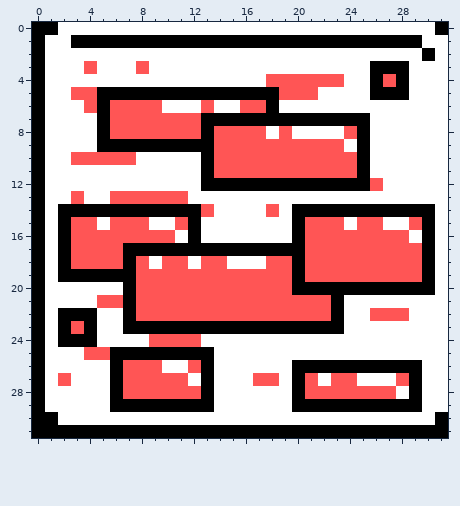
Pixel-art file, stored at Assets/Sprites/Tiles/LargeFuelTile.aseprite. Above: the version before the commit.
32x32 pixels, 1 frame.
Once edited:
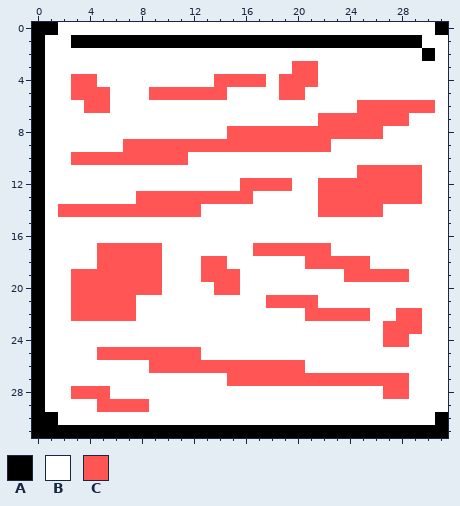
Palette (. is transparent): A #000000  B #ffffff  C #ff5555
Change:
layer "Layer 3" now hidden
layer "Layer 4" added
y 3: x 4 C -> B; x 8 C -> B; x 20..21 BB -> CC; x 26..28 AAA -> BBB
y 4: x 3..4 BB -> CC; x 14..18 BBBBC -> CCCCB; x 22..23 CC -> BB; x 26..28 ACA -> BBB
y 5: x 5..18 AAAAAAAAAAAAAA -> CBBBCCCCCCBBBB; x 21 C -> B; x 26..28 AAA -> BBB
y 6: x 5..9 ACCCC -> CBBBB; x 13 C -> B; x 16..18 CCA -> BBB; x 25..30 BBBBBB -> CCCCCC
y 7: x 5..28 ACCCCCCCAAAAAAAAAAAAABBB -> BBBBBBBBBBBBBBBBBCCCCCCC
y 8: x 5..14 ACCCCCCCAC -> BBBBBBBBBB; x 18 B -> C; x 20..23 BBBB -> CCCC; x 25..26 AB -> CC
y 9: x 5..13 AAAAAAAAA -> BBCCCCCCC; x 23 C -> B; x 25 A -> B
y 10: x 8..11 BBBB -> CCCC; x 13..25 ACCCCCCCCCCCA -> BBBBBBBBBBBBB
y 11: x 13..29 ACCCCCCCCCCCABBBB -> BBBBBBBBBBBBCCCCC
y 12: x 13..25 AAAAAAAAAAAAA -> BBBCCCCBBCCCC; x 27..29 BBB -> CCC
y 13: x 3 C -> B; x 6..7 CC -> BB; x 12..16 BBBBB -> CCCCC; x 22..29 BBBBBBBB -> CCCCCCCC
y 14: x 2..13 AAAAAAAAAAAC -> CCCCCCCCCCCB; x 18 C -> B; x 20..30 AAAAAAAAAAA -> BBCCCCCBBBB
y 15: x 2..4 ACC -> BBB; x 6..8 CCC -> BBB; x 11..12 CA -> BB; x 20..23 ACCC -> BBBB; x 25..26 CC -> BB; x 29..30 CA -> BB
y 16: x 2..10 ACCCCCCCC -> BBBBBBBBB; x 12 A -> B; x 20..28 ACCCCCCCC -> BBBBBBBBB; x 30 A -> B
y 17: x 2..4 ACC -> BBB; x 7..20 AAAAAAAAAAAAAA -> CCCBBBBBBBCCCC; x 23..30 CCCCCCCA -> BBBBBBBB
y 18: x 2..4 ACC -> BBB; x 7 A -> C; x 9..11 BCC -> CBB; x 18..20 CCA -> BBB; x 26..30 CCCCA -> BBBBB
y 19: x 2..7 AAAAAA -> BCCCCC; x 10..12 CCC -> BBB; x 16..23 CCCCACCC -> BBBBBBBB; x 29..30 CA -> BB
y 20: x 3..7 BBBBA -> CCCCC; x 10..13 CCCC -> BBBB; x 16..30 CCCCAAAAAAAAAAA -> BBBBBBBBBBBBBBB
y 21: x 3..4 BB -> CC; x 7..17 ACCCCCCCCCC -> CBBBBBBBBBB; x 22..23 CA -> BB
y 22: x 2..20 AAABBACCCCCCCCCCCCC -> BCCCCCBBBBBBBBBBBBB; x 23..27 ABBCC -> CCCBB; x 29 B -> C
y 23: x 2..4 ACA -> BBB; x 7..23 AAAAAAAAAAAAAAAAA -> BBBBBBBBBBBBBBBBB; x 27..29 BBB -> CCC
y 24: x 2..4 AAA -> BBB; x 9..12 CCCC -> BBBB; x 27..28 BB -> CC
y 25: x 4 C -> B; x 6..13 AAAAAAAA -> CCCCCCCB
y 26: x 6..8 ACC -> BBB; x 10..11 BB -> CC; x 13..29 ABBBBBBAAAAAAAAAA -> CCCCCCCCBBBBBBBBB
y 27: x 2 C -> B; x 6..11 ACCCCC -> BBBBBB; x 13 A -> B; x 15..16 BB -> CC; x 19..20 BA -> CC; x 22 B -> C; x 25..27 BBB -> CCC; x 29 A -> B
y 28: x 3..13 BBBACCCCCCA -> CCCBBBBBBBB; x 20..26 ACCCCCC -> BBBBBBB; x 28..29 BA -> CB
y 29: x 5..13 BAAAAAAAA -> CCCCBBBBB; x 20..29 AAAAAAAAAA -> BBBBBBBBBB
Where, in picture pixels (left, top, right, bottom), the same in both pictures:
changed: (58, 61, 435, 412)
